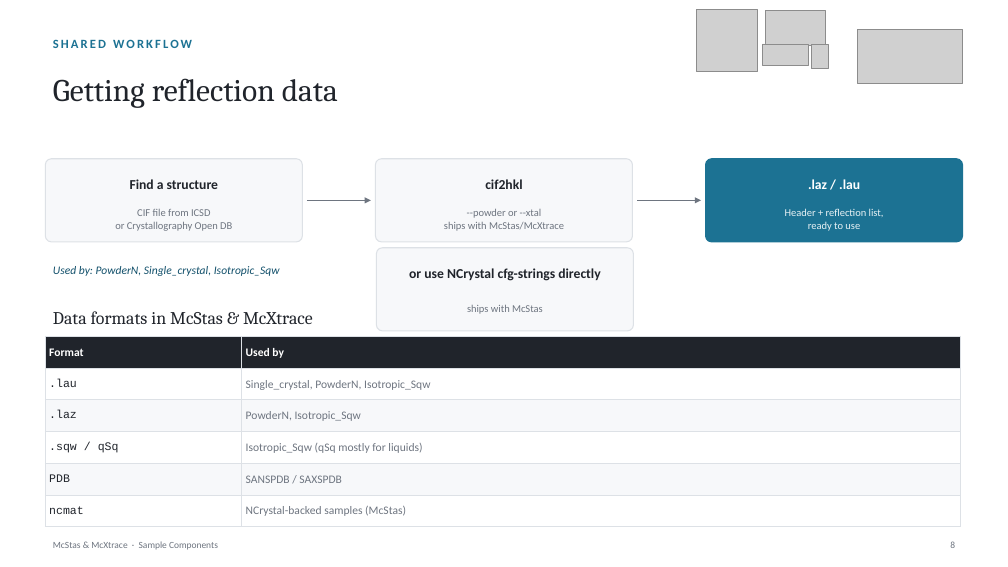
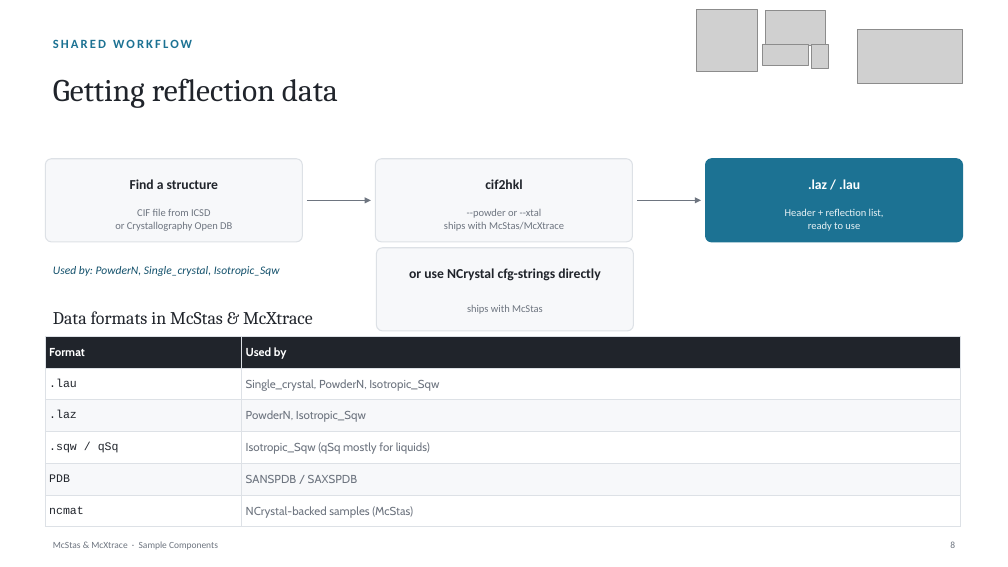
Before and after one commit to mccode-dev/PaNRAID, a slide deck: slide 9 of 23_September_Wednesday/McStas_McXtrace_Sample_Components.pptx. Drawn at 1008x567 pixels with LibreOffice and Linux fonts; fonts in the diff are those of the drawing; grey boxes stand for pictures. Boxes give left, top, right and bottom in pixels: in the first picture for what was removed or moved away, otherwise in the second. Text is boxed around its words. In the diff, an @@ line names an element or a change of style, - is before the commit and + after.

```diff
--- a/23_September_Wednesday/McStas_McXtrace_Sample_Components.pptx
+++ b/23_September_Wednesday/McStas_McXtrace_Sample_Components.pptx
@@ table at box(45, 337, 960, 527) @@
@@ font Calibri to Cabin in "Format", "Used by", "Single_crystal, PowderN, Isotropic_Sqw", "PowderN, Isotropic_Sqw" and 3 more places @@
```
Also in this commit, not shown: 3 other slides changed, 2 other files.
